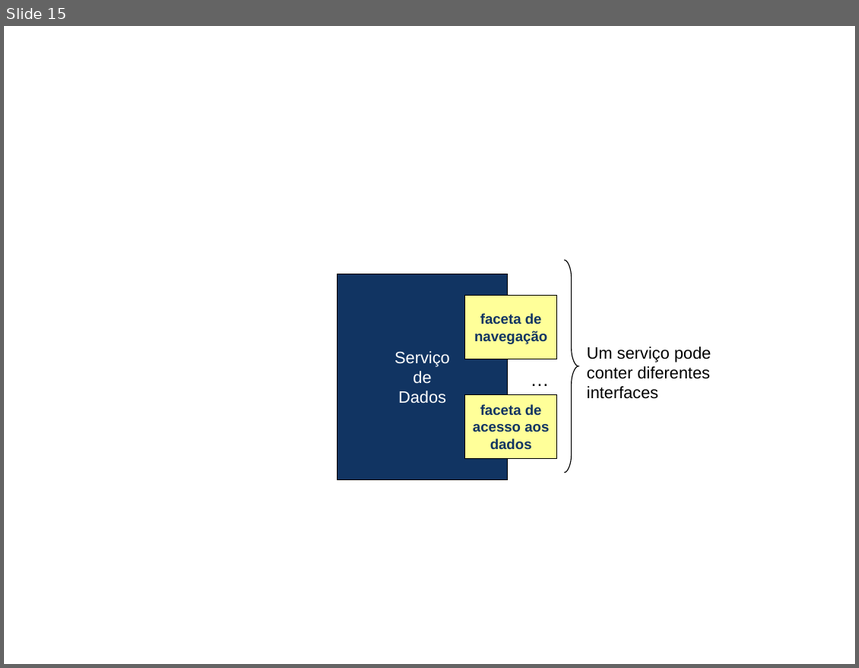
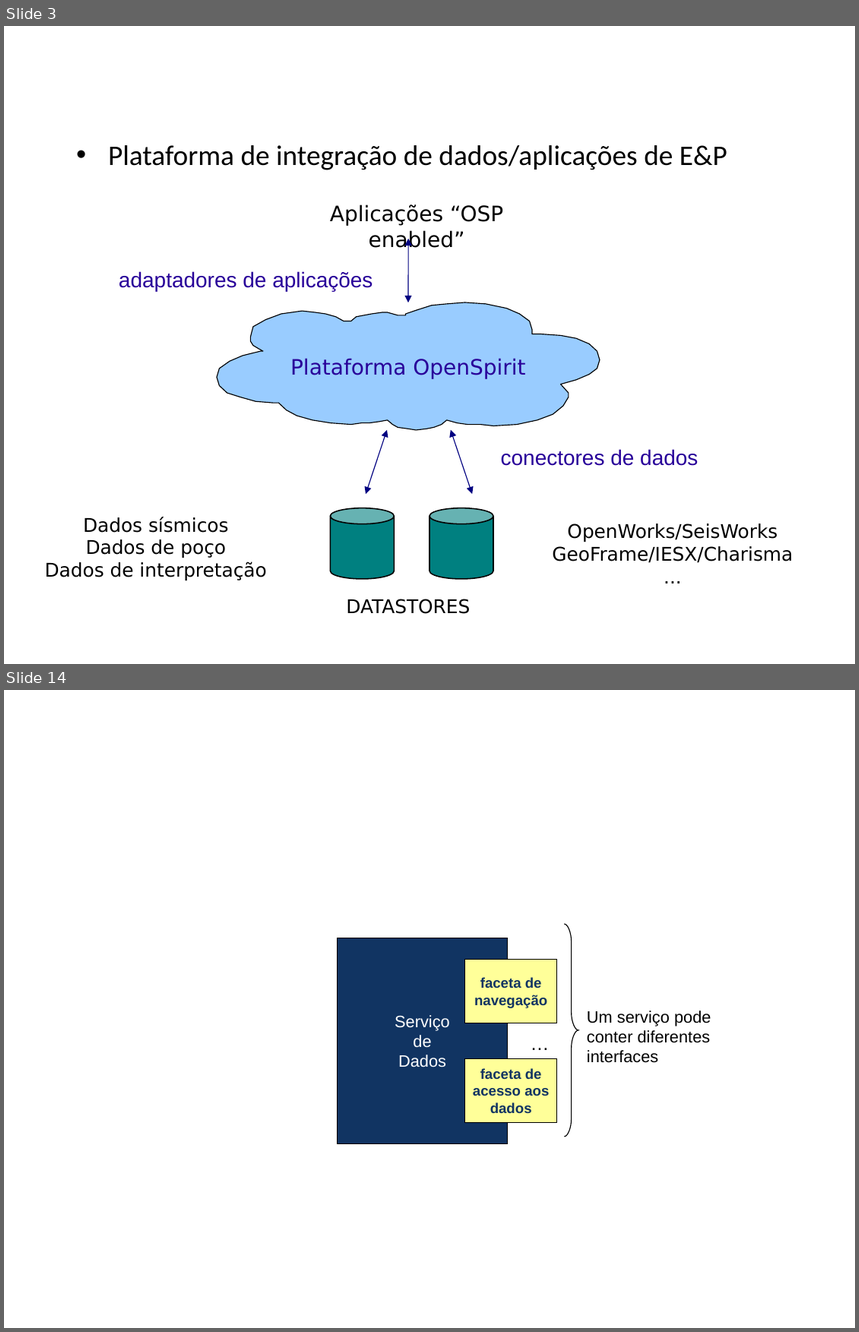
Before and after one commit to amadeubarbosa/openbus-core, a slide deck: docs/apresentacao/OpenBUS.ppt. Shown one above the other, each under a label of ours: slide 15 before the commit, slides 3 and 14 after it; the slides between them are not shown. The pictures are 859x668 and 859x1332 pixels, drawn with LibreOffice and Linux fonts; fonts in the diff are those of the drawing; background and template pictures are left out. Boxes give left, top, right and bottom in pixels: in the first picture for what was removed or moved away, otherwise in the second. Text is boxed around its words. In the diff, an @@ line names an element or a change of style, - is before the commit and + after.

Commit message:
# Arquivo corrigido com PowerPoint (OpenOffice gera problemas de fonts, figuras, etc no arquivo original gerado no MAC...)

```diff
--- a/docs/apresentacao/OpenBUS.ppt
+++ b/docs/apresentacao/OpenBUS.ppt
@@ slide 3 added at bbox=[4, 26, 855, 664], background #FFFFFF @@
@@ title added at bbox=[21, 40, 846, 93], 24 pt, text #FFFFFF, bold @@
+OpenSpirit
@@ text added at bbox=[108, 145, 728, 170], 24 pt, text #000000 @@
+• Plataforma de integração de dados/aplicações de E&P
@@ text added at bbox=[330, 205, 503, 252], 18 pt, text #000000 @@
+Aplicações “OSP enabled”
@@ double arrow added from (408, 303) to (408, 239), #000080 0.74 pt @@
@@ text added at bbox=[119, 271, 373, 291], 18 pt, text #280099 @@
+adaptadores de aplicações
@@ freeform shape added at bbox=[217, 303, 600, 430], fill #99CCFF, outline #000000 0.74 pt, 18 pt, text #280099 @@
+Plataforma OpenSpirit
@@ double arrow added from (366, 494) to (387, 430), #000080 0.74 pt @@
@@ double arrow added from (472, 494) to (451, 430), #000080 0.74 pt @@
@@ text added at bbox=[501, 449, 698, 466], 18 pt, text #280099 @@
+conectores de dados
@@ text added at bbox=[45, 517, 266, 582], 16 pt, text #000000 @@
+Dados sísmicos
+Dados de poço
+Dados de interpretação
@@ cylinder added at bbox=[330, 509, 394, 579], fill #008080, outline #000000 0.99 pt @@
@@ cylinder added at bbox=[430, 509, 493, 579], fill #008080, outline #000000 0.99 pt @@
@@ text added at bbox=[552, 524, 793, 563], 16 pt, text #000000 @@
+OpenWorks/SeisWorks
+GeoFrame/IESX/Charisma
+...
@@ text added at bbox=[346, 599, 470, 614], 16 pt, text #000000 @@
+DATASTORES
@@ what was slide 15 is now slide 14 @@
```
Also in this commit, not shown: 21 slides changed, 3 slides removed.
